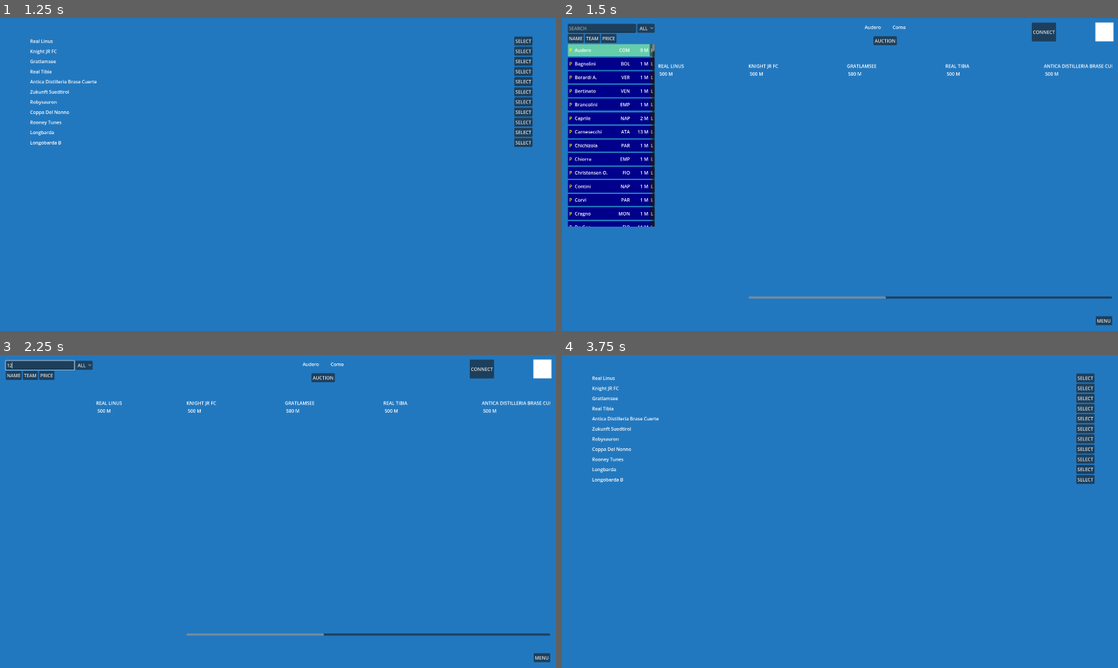
Above: before the commit, frames 1-4 (two rows, left to right).
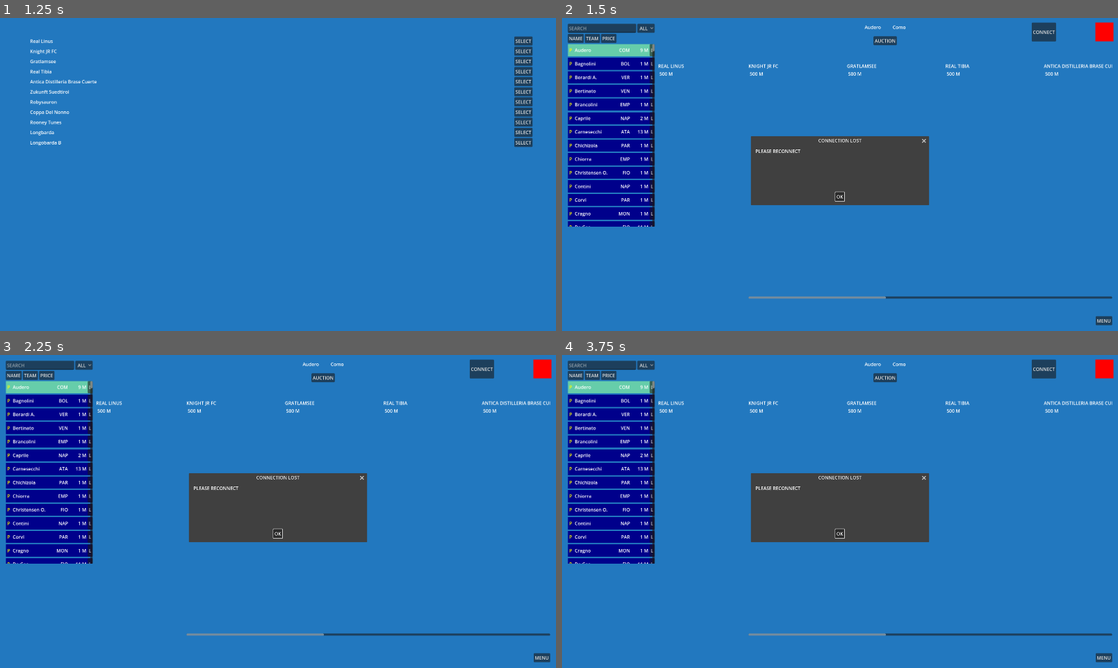
Above: after the commit, the same moments.

Repository: dulvui/condor
Game: Godot game, scene res://src/screens/menu/menu.tscn
Same seed, same stepped clock (60 frames per second), same inputs: the game is played once before the commit and once after it.
Inputs (mouse positions are in pixels of both pictures, inside the frame that each line leads up to):
- Up to frame 1 (1.25 s): click "START" at 0.5 s
- Up to frame 2 (1.5 s): click "SELECT" at 1.25 s
- Up to frame 3 (2.25 s): click (38, 364) at 2.02 s; type "12" at 2.1 s
- Up to frame 4 (3.75 s): click "MENU" at 2.75 s; click (840, 505) at 3.5 s, where only the run before the commit has a clickable "START"

Frame 1 is identical in both runs. In frame 2, 7.2% of the frame differs, in the area x 34-100%, y 1-60%; in frame 3, 16%; in frame 4, 19%, in the area x 1-100%, y 1-99%.

Commit message:
fix file paths with new style

Diff:
--- a/app/src/screens/main/main.gd
+++ b/app/src/screens/main/main.gd
@@ -70,7 +70,7 @@
 
 
 func _on_menu_pressed() -> void:
-	get_tree().change_scene_to_file("res://src/screens/menu/Menu.tscn")
+	get_tree().change_scene_to_file("res://src/screens/menu/menu.tscn")
 
 
 func _on_auction_control_next() -> void:
--- a/app/src/screens/main/player_list/player_list.gd
+++ b/app/src/screens/main/player_list/player_list.gd
@@ -56,7 +56,7 @@
 
 
 func _on_back_pressed() -> void:
-	get_tree().change_scene_to_file("res://src/menu/Menu.tscn")
+	get_tree().change_scene_to_file("res://src/menu/menu.tscn")
 
 
 func _set_active_player(player: Player) -> void:
--- a/app/src/screens/menu/menu.gd
+++ b/app/src/screens/menu/menu.gd
@@ -10,13 +10,13 @@
 
 
 func _on_start_pressed() -> void:
-	get_tree().change_scene_to_file("res://src/screens/teams/Teams.tscn")
+	get_tree().change_scene_to_file("res://src/screens/teams/teams.tscn")
 
 func _on_credits_pressed() -> void:
 	pass # Replace with function body.
 
 func _on_teams_pressed() -> void:
-	get_tree().change_scene_to_file("res://src/screens/teams/Teams.tscn")
+	get_tree().change_scene_to_file("res://src/screens/teams/teams.tscn")
 
 
 func _on_export_pressed() -> void:
--- a/app/src/screens/teams/team_box/team_box.gd
+++ b/app/src/screens/teams/team_box/team_box.gd
@@ -36,4 +36,4 @@
 
 func _on_active_pressed() -> void:
 	Config.active_team_id = team.id
-	get_tree().change_scene_to_file("res://src/screens/main/Main.tscn")
+	get_tree().change_scene_to_file("res://src/screens/main/main.tscn")
--- a/app/src/screens/teams/teams.gd
+++ b/app/src/screens/teams/teams.gd
@@ -41,7 +41,7 @@
 		_add_team(team)
 
 func _on_menu_pressed() -> void:
-	get_tree().change_scene_to_file("res://src/screens/menu/Menu.tscn")
+	get_tree().change_scene_to_file("res://src/screens/menu/menu.tscn")
 
 
 func _on_add_pressed() -> void:
--- a/app/src/ui_components/player_box/player_box.gd
+++ b/app/src/ui_components/player_box/player_box.gd
@@ -8,9 +8,9 @@
 
 signal player_removed
 
-@onready var player_label:PlayerLabel = $PlayerLabel
-@onready var price_edit:LineEdit = $RemoveDialog/HBoxContainer/Price
-@onready var remove_dialog:ConfirmationDialog = $RemoveDialog
+@onready var player_label: PlayerLabel = $PlayerLabel
+@onready var price_edit: LineEdit = $RemoveDialog/HBoxContainer/Price
+@onready var remove_dialog: ConfirmationDialog = $RemoveDialog
 
 var player: Player
 
